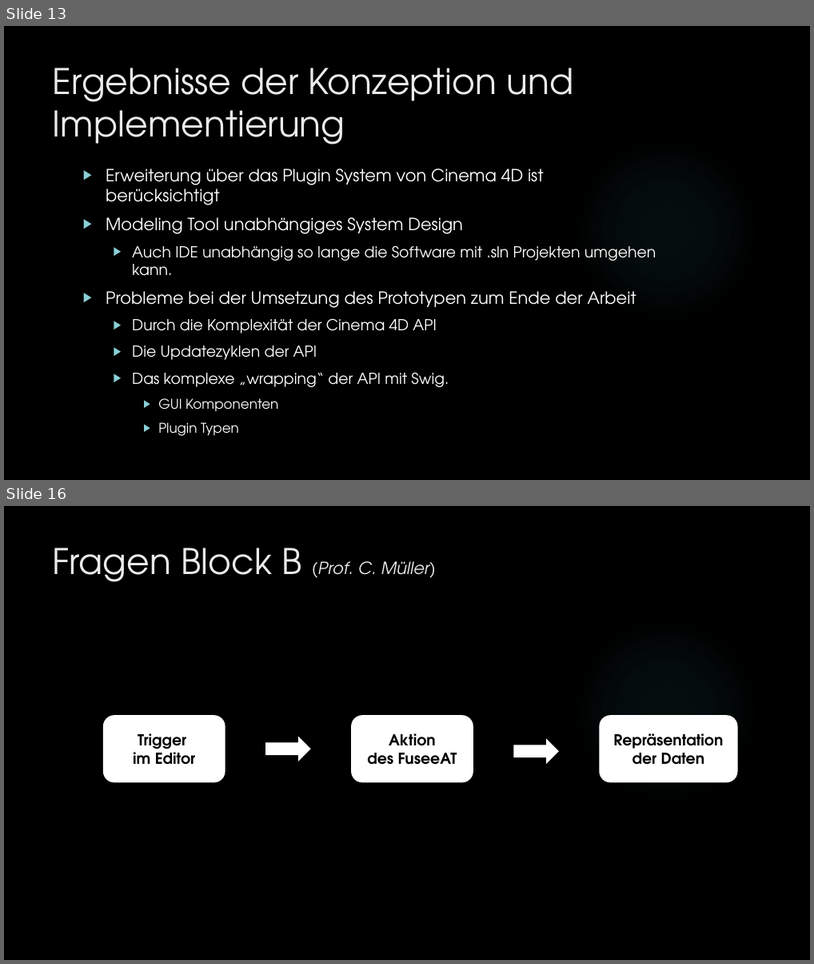
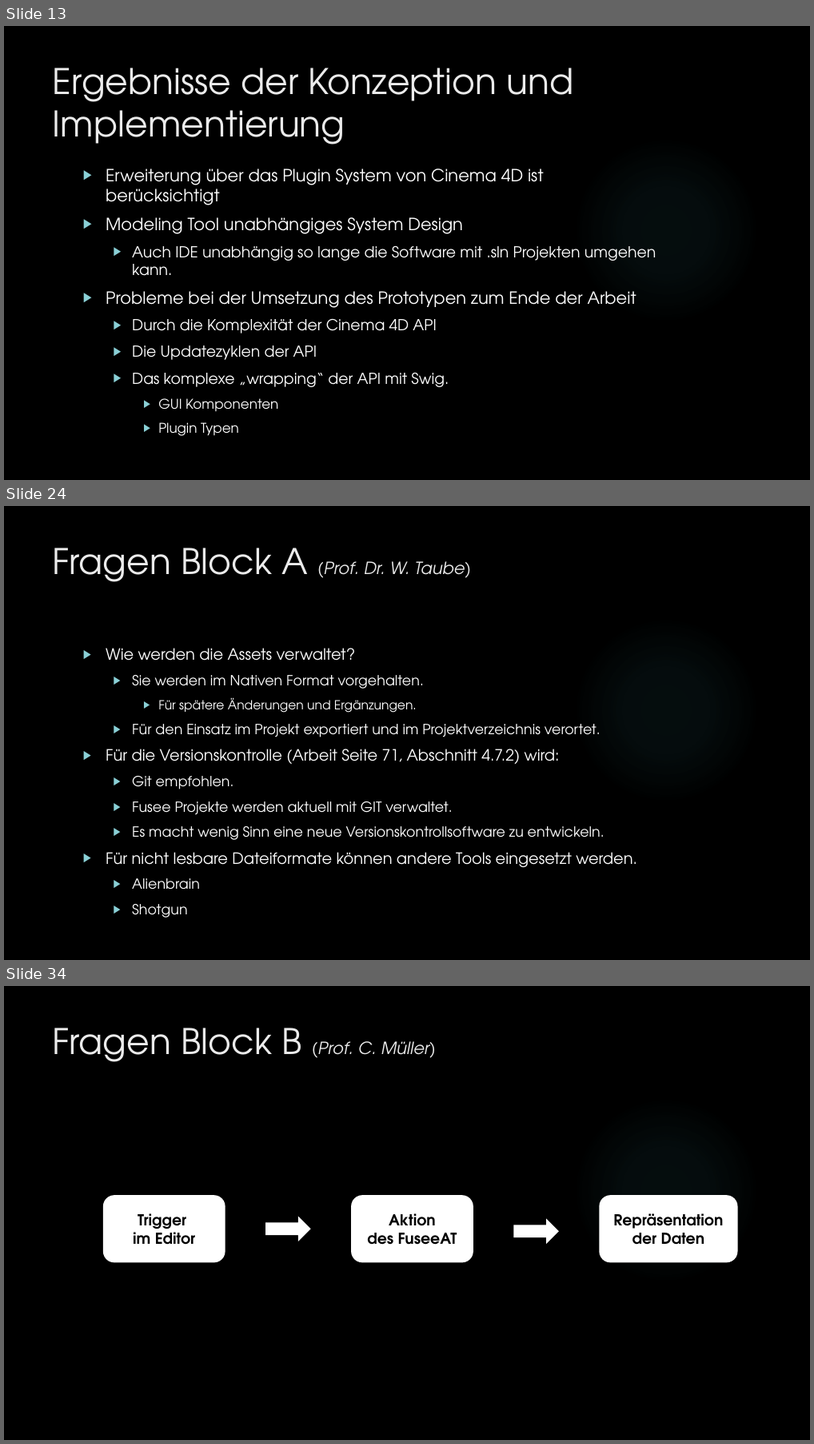
Before and after one commit to dNovel/MasterThesisWS1415, a slide deck: Disputation/Praesentation_DominikSteffen.pptx. Shown one above the other, each under a label of ours: slides 13 and 16 before the commit, slides 13, 24 and 34 after it; the slides between them are not shown. The pictures are 814x964 and 814x1444 pixels, drawn with LibreOffice and Linux fonts; fonts in the diff are those of the drawing; background and template pictures are left out. Boxes give left, top, right and bottom in pixels: in the first picture for what was removed or moved away, otherwise in the second. Text is boxed around its words. In the diff, an @@ line names an element or a change of style, - is before the commit and + after.

Commit message:
Fragen von Prof. Taube eingebaut.
Fragen eingefügt. Nächster Schritt: Clean Up und Fehler beseitigen.

```diff
--- a/Disputation/Praesentation_DominikSteffen.pptx
+++ b/Disputation/Praesentation_DominikSteffen.pptx
@@ slide 24 added at (4,506,810,960), background picture (left out); not listed: 1 template element that a slide beside it also shows @@
@@ title added at (53,548,471,582), 20 pt, text #EBEBEB, italic @@
+Fragen Block A (Prof. Dr. W. Taube)
@@ text added at (106,648,638,917), 16.6 pt, text #FFFFFF @@
+▶ Wie werden die Assets verwaltet?
+  ▶ Sie werden im Nativen Format vorgehalten.
+    ▶ Für spätere Änderungen und Ergänzungen.
+  ▶ Für den Einsatz im Projekt exportiert und im Projektverzeichnis verortet.
+▶ Für die Versionskontrolle (Arbeit Seite 71, Abschnitt 4.7.2) wird:
+  ▶ Git empfohlen.
+  ▶ Fusee Projekte werden aktuell mit GIT verwaltet.
+  ▶ Es macht wenig Sinn eine neue Versionskontrollsoftware zu entwickeln.
+▶ Für nicht lesbare Dateiformate können andere Tools eingesetzt werden.
+  ▶ Alienbrain
+  ▶ Shotgun
@@ what was slide 16 is now slide 34 @@
```
Also in this commit, not shown: 4 slides changed, 17 other slides added.
